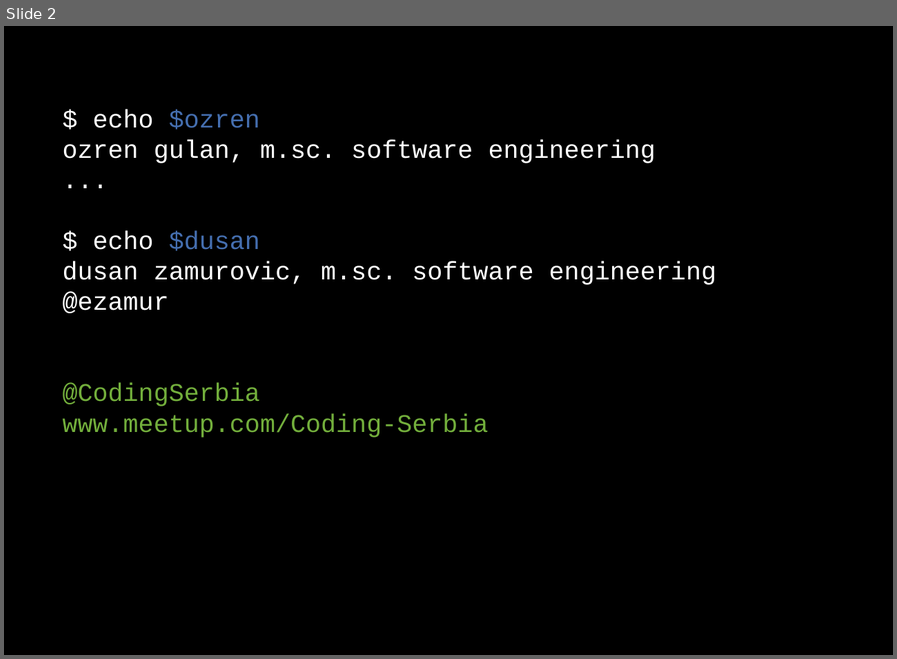
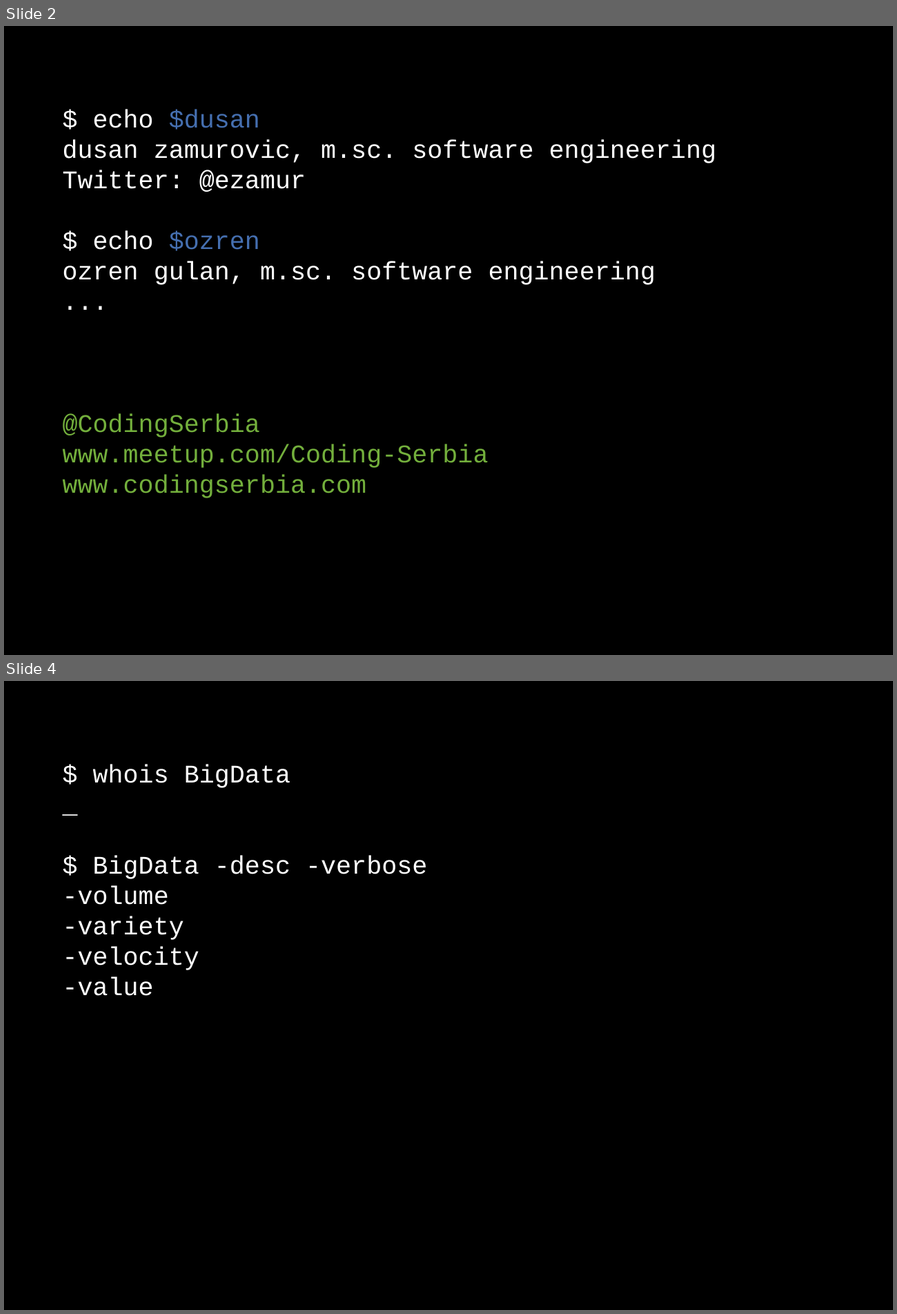
Before and after one commit to dzamurovic/coding-serbia-2014, a slide deck: coding-serbia.pptx. Shown one above the other, each under a label of ours: slide 2 before the commit, slides 2 and 4 after it; the slides between them are not shown. The pictures are 897x659 and 897x1314 pixels, drawn with LibreOffice and Linux fonts; fonts in the diff are those of the drawing. Boxes give left, top, right and bottom in pixels: in the first picture for what was removed or moved away, otherwise in the second. Text is boxed around its words. In the diff, an @@ line names an element or a change of style, - is before the commit and + after.

```diff
--- a/coding-serbia.pptx
+++ b/coding-serbia.pptx
@@ slide 4 added at box(4, 681, 893, 1310), background #000000 @@
@@ rectangle added at box(47, 750, 855, 1011), fill #000000, outline #000000 2 pt, 24 pt, text #FFFFFF @@
+$ whois BigData
+_
+$ BigData -desc -verbose
+-volume
+-variety
+-velocity
+-value
@@ slide 2 changed as well @@
@@ rectangle "$ echo $dusan": place and size @@
-rectangle "$ echo $dusan" at box(47, 95, 855, 448)
+rectangle "$ echo $dusan" at box(47, 95, 855, 540)
@@ text in rectangle at box(63, 109, 716, 192): paragraphs added @@
+$ echo $dusan
+dusan zamurovic, m.sc. software engineering
+Twitter: @ezamur
@@ text in rectangle at box(63, 231, 716, 313): paragraphs removed @@
-$ echo $dusan
-dusan zamurovic, m.sc. software engineering
-@ezamur
@@ text in rectangle at box(63, 474, 367, 498): paragraph added @@
+www.codingserbia.com
```
Also in this commit, not shown: 2 other slides changed, 10 other slides added, 4 slides removed, 3 other files.
